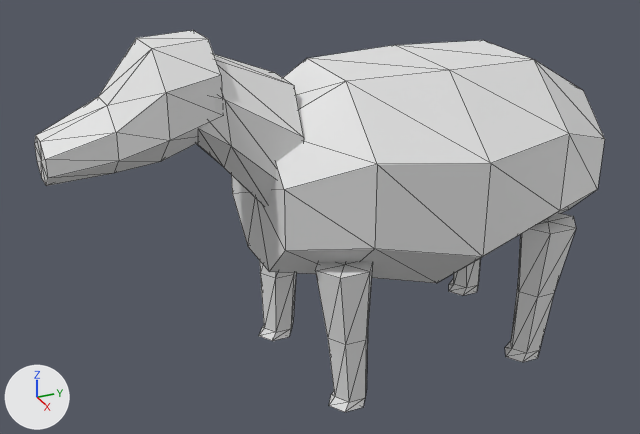
The OBJ model data/animals/ovelha/eat/5.obj: old version first, new version second.
One viewpoint serves both versions: a 50 mm camera at (1.703, -1.015, 1.248) aimed at (-0.017, -0.241, 0.388). Arrows for +X, +Y and +Z are at lower left; the lights stay in place. The older version comes first. Mesh edges are drawn as thin lines. Where no turn or scale is listed for an object, it has been applied to the vertices.

The older version as bpy lines, for what is in view:
```python
me_ovelha_eat_5 = bpy.data.meshes.new('ovelha_eat_5')
me_ovelha_eat_5.from_pydata(...)  # 226 vertices, 420 faces; spans x -0.297..0.297, y -0.85..0.511, z 0.0..0.845
ob_ovelha_eat_5 = bpy.data.objects.new('ovelha_eat_5', me_ovelha_eat_5)
ob_ovelha_eat_5.location = (0.0, 0.0, 0.0)
```
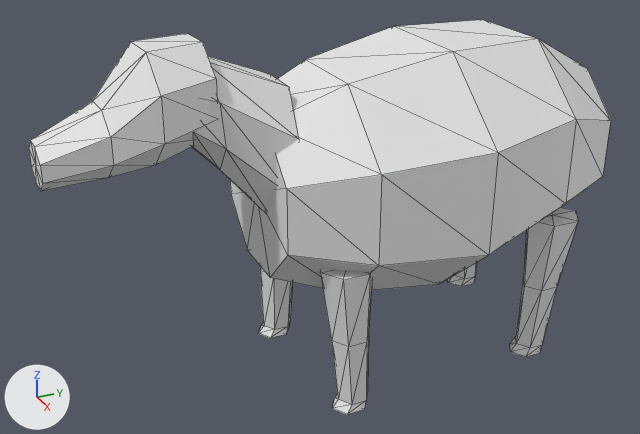
The change, as a list of edits to the scene's bpy script:
```text
Change me_ovelha_eat_5:
    used by ob_ovelha_eat_5; location = (0.0, 0.0, 0.0)
    remove me_ovelha_eat_5.from_pydata(...)  # 226 vertices, 420 faces; spans x -0.297..0.297, y -0.85..0.511, z 0.0..0.845
    add me_ovelha_eat_5.from_pydata(...)  # 226 vertices, 420 faces; spans x -0.319..0.319, y -0.862..0.531, z 0.0..0.839
    me_ovelha_eat_5 part 1: the loose piece of 26 vertices spanning x -0.132..0.132, y -0.609..-0.331, z 0.436..0.823 is multiplied about its middle by the matrix ((1.0, -0.004, 0.001), (0.004, 1.0, -0.012), (-0.001, 0.012, 1.0)), then moved by (0.0, -0.011, -0.004)
    me_ovelha_eat_5 part 2: the loose piece of 34 vertices spanning x -0.11..0.129, y -0.85..-0.504, z 0.592..0.845 is multiplied about its middle by the matrix ((1.0, -0.01, 0.0), (0.01, 1.0, -0.004), (0.0, 0.004, 1.0)), then moved by (0.002, -0.012, -0.006)
    me_ovelha_eat_5 part 3: 166 of 226 vertices moved; they spanned x -0.297..0.297, y -0.403..0.511, z 0.0..0.746 and now span x -0.319..0.319, y -0.403..0.531, z 0.0..0.788; mean shift (0.0, 0.002, 0.016); largest move (-0.031, 0.511, 0.442) -> (-0.031, 0.531, 0.518)
```

Changed parts and their boxes [x1, y1, x2, y2] in the pictures (640 x 434 px; the box of a moved part takes in the faces that stretch with it):
'ovelha_eat_5', reshaped
    before: [34, 30, 605, 412]
    after: [29, 20, 611, 414]
part 1 of me_ovelha_eat_5, moved or reshaped
    before: [196, 54, 304, 207]
    after: [192, 57, 299, 213]
part 2 of me_ovelha_eat_5, moved or reshaped
    before: [34, 30, 222, 186]
    after: [29, 34, 217, 191]
part 3 of me_ovelha_eat_5, moved or reshaped
    before: [231, 40, 605, 412]
    after: [230, 20, 611, 414]
